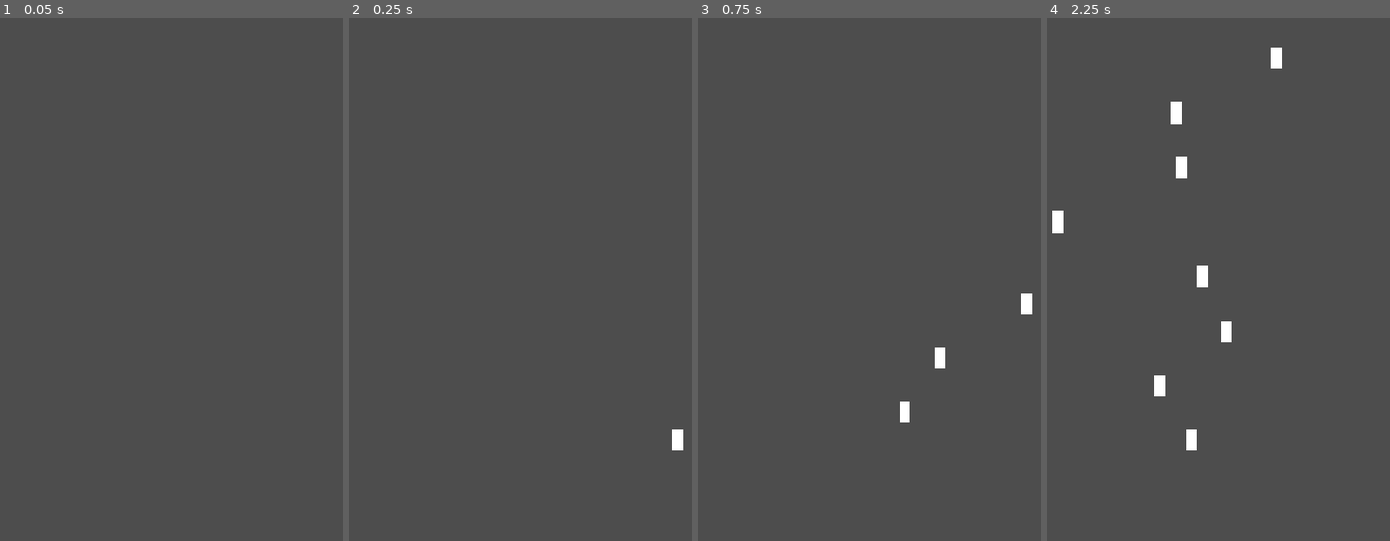
Above: before the commit, frames 1-4 (left to right).
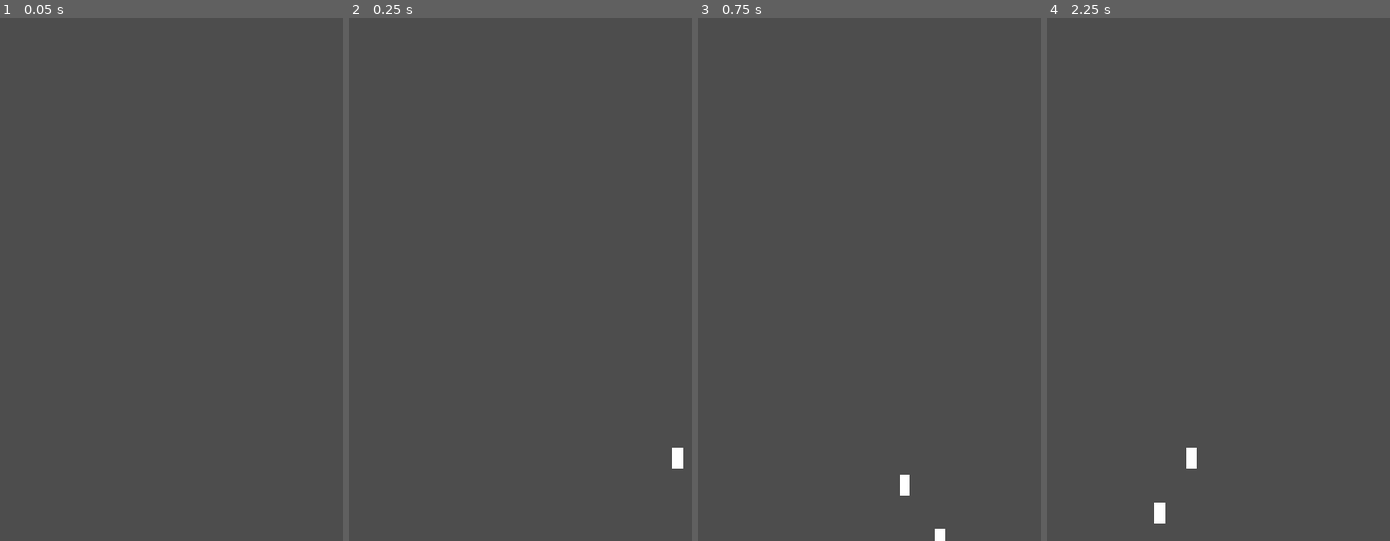
Above: after the commit, the same moments.

Repository: samir-alhindi/undertale_godot
Game: Godot game, scene res://waves/diamonds_from_below.tscn
Two runs of this game, one before a commit and one after it. Both use one fixed random seed, a clock stepped at 60 frames per second and the inputs below. This scene is started directly instead of the project's main scene.
Inputs:
- Up to frame 1 (0.05 s): no input
- Up to frame 2 (0.25 s): no input
- Up to frame 3 (0.75 s): tap Enter (ui_accept) at 0.5 s; hold Right (ui_right) from 0.53 s (still down)
- Up to frame 4 (2.25 s): tap Enter (ui_accept) at 0.77, 1.52 s; release Right (ui_right) at 2.03 s; hold Left (ui_left) from 2.03 s (still down)

Frame 1 is identical in both runs. In frame 2, 0.2% of the frame differs, in the area x 94-98%, y 78-87%; in frame 3, 0.5%; in frame 4, 1.3%, in the area x 1-69%, y 5-97%.

Commit message:
Poseur now has 2 uniqe attacks

Diff:
--- a/autoloads/global.gd
+++ b/autoloads/global.gd
@@ -1,3 +1,4 @@
 extends Node
 
 signal wave_done(wave_scene: Node2D, soul: Soul)
+signal add_bullet(bullet: Node2D, transform: Transform2D)
--- a/battle/battle.gd
+++ b/battle/battle.gd
@@ -19,7 +19,6 @@
 		player_hp = clamp(new_value, 0, 20)
 		%HPBar.value = player_hp
 		%HP2.text = str(player_hp) + " / 20"
-
 var enemy_hp := 100
 var enemy_name := "Name here"
 var encounter_text := "* name here drew new !"
@@ -56,6 +55,10 @@
 	%Text.display(encounter_text)
 
 	Global.wave_done.connect(finish_hell)
+	Global.add_bullet.connect(func(bullet: Node2D, transform: Transform2D):
+		$Bullets.add_child(bullet)
+		bullet.global_transform = transform
+		)
 	RenderingServer.set_default_clear_color(Color.BLACK)
 	%AttackButton.grab_focus()
 
--- a/battle/battle.tscn
+++ b/battle/battle.tscn
@@ -493,7 +493,7 @@
 metadata/_edit_use_anchors_ = true
 
 [node name="DebugMarker" type="Marker2D" parent="."]
-position = Vector2(656, 791)
+position = Vector2(656, 568)
 
 [node name="UiCooldownTimer" type="Timer" parent="."]
 unique_name_in_owner = true
@@ -534,6 +534,8 @@
 [node name="SoulBreak" type="AudioStreamPlayer" parent="Sounds"]
 unique_name_in_owner = true
 stream = ExtResource("13_eu6g2")
+
+[node name="Bullets" type="Node2D" parent="."]
 
 [connection signal="pressed" from="Control/UI/ButtonsContainer/AttackButton" to="." method="_on_attack_button_pressed"]
 [connection signal="pressed" from="Control/UI/ButtonsContainer/ActButton" to="." method="_on_act_button_pressed"]
--- a/bullets/linear_bullet.gd
+++ b/bullets/linear_bullet.gd
@@ -6,4 +6,4 @@
 var freed_on_hit := true
 
 func _physics_process(delta: float) -> void:
-	global_position += delta * speed * dir
+	position += delta * speed * global_transform.y
--- a/enemy/poseur.tres
+++ b/enemy/poseur.tres
@@ -1,8 +1,9 @@
-[gd_resource type="Resource" script_class="EnemyStats" load_steps=8 format=3 uid="uid://cxd4rgi65mitb"]
+[gd_resource type="Resource" script_class="EnemyStats" load_steps=9 format=3 uid="uid://cxd4rgi65mitb"]
 
 [ext_resource type="Script" uid="uid://ctmhbj4qf467x" path="res://enemy/act.gd" id="1_fifkr"]
 [ext_resource type="Script" uid="uid://dacubvpu4m4oc" path="res://enemy/enemy_stats.gd" id="2_2pca0"]
-[ext_resource type="PackedScene" uid="uid://mlb50vg57cn7" path="res://waves/follow_soul.tscn" id="2_jogdg"]
+[ext_resource type="PackedScene" uid="uid://bssnb6ds0njcv" path="res://waves/spinning_storm_2.tscn" id="2_787nq"]
+[ext_resource type="PackedScene" uid="uid://cxvhasownaa34" path="res://waves/spinning_storm.tscn" id="2_pq2ho"]
 [ext_resource type="Texture2D" uid="uid://bhdrd0gjpota6" path="res://sprites/Poseur.png" id="3_2pca0"]
 [ext_resource type="PackedScene" uid="uid://bkavs6k60jki1" path="res://enemy/poseur.tscn" id="3_kiaw7"]
 
@@ -29,7 +30,7 @@
 sprite = ExtResource("3_2pca0")
 sprite_scale = 1.5
 acts = Array[ExtResource("1_fifkr")]([SubResource("Resource_jogdg"), SubResource("Resource_kiaw7")])
-bullet_waves = Array[PackedScene]([ExtResource("2_jogdg")])
+bullet_waves = Array[PackedScene]([ExtResource("2_pq2ho"), ExtResource("2_787nq")])
 encounter_text = "* Poseur approached you with style  !"
 idle_text = "* Poseur is posing really hard !"
 metadata/_custom_type_script = "uid://dacubvpu4m4oc"
--- a/waves/diamonds_from_below.gd
+++ b/waves/diamonds_from_below.gd
@@ -6,12 +6,11 @@
 	# Right Below the battle box:
 	global_position = Vector2(656, 790)
 
-
 func _on_spawn_timer_timeout() -> void:
 	var bullet := LINEAR_BULLET.instantiate()
 	add_child(bullet)
 	%PathFollow2D.progress_ratio = randf()
-	bullet.global_position = %PathFollow2D.global_position
+	bullet.global_transform = %PathFollow2D.global_transform
 
 func _on_end_timer_timeout() -> void:
 	Global.wave_done.emit(self, get_tree().get_first_node_in_group("soul"))
--- /dev/null
+++ b/waves/spinning_storm.gd
@@ -0,0 +1,18 @@
+extends Node2D
+
+func _ready() -> void:
+	# Right above the battle box:
+	global_position = Vector2(656, 250)
+
+func _physics_process(delta: float) -> void:
+	rotation_degrees += delta * 100
+
+func _on_spawn_timer_timeout() -> void:
+	const linear_bullet := preload("uid://cd8wtan5lb4ls")
+	for spawner: Node2D in %Spawners.get_children():
+		var instance := linear_bullet.instantiate()
+		Global.add_bullet.emit(instance, spawner.global_transform)
+
+
+func _on_end_timer_timeout() -> void:
+	Global.wave_done.emit(self, get_tree().get_first_node_in_group("soul"))
--- /dev/null
+++ b/waves/spinning_storm.tscn
@@ -0,0 +1,53 @@
+[gd_scene load_steps=3 format=3 uid="uid://cxvhasownaa34"]
+
+[ext_resource type="Script" uid="uid://dwudbckc03tyf" path="res://waves/spinning_storm.gd" id="1_4t0v7"]
+[ext_resource type="Texture2D" uid="uid://qk57agdnwi8" path="res://icon.svg" id="2_3gat6"]
+
+[node name="SpinningStorm" type="Node2D" groups=["wave"]]
+script = ExtResource("1_4t0v7")
+
+[node name="Spawners" type="Node2D" parent="."]
+unique_name_in_owner = true
+
+[node name="Spawner" type="Marker2D" parent="Spawners"]
+position = Vector2(50, 0)
+rotation = 1.5708
+
+[node name="Spawner2" type="Marker2D" parent="Spawners"]
+position = Vector2(-50, 0)
+rotation = -1.5708
+
+[node name="Spawner3" type="Marker2D" parent="Spawners"]
+position = Vector2(0, 50)
+rotation = 3.14159
+
+[node name="Spawner4" type="Marker2D" parent="Spawners"]
+position = Vector2(0, -50)
+
+[node name="EndTimer" type="Timer" parent="."]
+wait_time = 7.5
+one_shot = true
+autostart = true
+
+[node name="SpawnTimer" type="Timer" parent="."]
+wait_time = 0.2
+autostart = true
+
+[node name="Sprite2D" type="Sprite2D" parent="."]
+texture = ExtResource("2_3gat6")
+
+[node name="ColorRect" type="ColorRect" parent="."]
+offset_left = -75.0
+offset_top = -75.0
+offset_right = 75.0
+offset_bottom = 75.0
+pivot_offset = Vector2(75, 75)
+
+[node name="ColorRect2" type="ColorRect" parent="ColorRect"]
+offset_right = 150.0
+offset_bottom = 150.0
+rotation = 0.785398
+pivot_offset = Vector2(75, 75)
+
+[connection signal="timeout" from="EndTimer" to="." method="_on_end_timer_timeout"]
+[connection signal="timeout" from="SpawnTimer" to="." method="_on_spawn_timer_timeout"]
--- /dev/null
+++ b/waves/spinning_storm2.gd
@@ -0,0 +1,18 @@
+extends Node2D
+
+func _ready() -> void:
+	# in the middle of the battle box:
+	global_position = Vector2(950, 570)
+
+func _physics_process(delta: float) -> void:
+	rotation_degrees += delta * 100
+
+func _on_spawn_timer_timeout() -> void:
+	const linear_bullet := preload("uid://cd8wtan5lb4ls")
+	for spawner: Node2D in %Spawners.get_children():
+		var instance := linear_bullet.instantiate()
+		Global.add_bullet.emit(instance, spawner.global_transform)
+
+
+func _on_end_timer_timeout() -> void:
+	Global.wave_done.emit(self, get_tree().get_first_node_in_group("soul"))
--- /dev/null
+++ b/waves/spinning_storm_2.tscn
@@ -0,0 +1,53 @@
+[gd_scene load_steps=3 format=3 uid="uid://bssnb6ds0njcv"]
+
+[ext_resource type="Script" uid="uid://byhetcnaiuy5i" path="res://waves/spinning_storm2.gd" id="1_q8fni"]
+[ext_resource type="Texture2D" uid="uid://qk57agdnwi8" path="res://icon.svg" id="2_axe1d"]
+
+[node name="SpinningStorm2" type="Node2D" groups=["wave"]]
+script = ExtResource("1_q8fni")
+
+[node name="Spawners" type="Node2D" parent="."]
+unique_name_in_owner = true
+
+[node name="Spawner" type="Marker2D" parent="Spawners"]
+position = Vector2(50, 0)
+rotation = 1.5708
+
+[node name="Spawner2" type="Marker2D" parent="Spawners"]
+position = Vector2(-50, 0)
+rotation = -1.5708
+
+[node name="Spawner3" type="Marker2D" parent="Spawners"]
+position = Vector2(0, 50)
+rotation = 3.14159
+
+[node name="Spawner4" type="Marker2D" parent="Spawners"]
+position = Vector2(0, -50)
+
+[node name="EndTimer" type="Timer" parent="."]
+wait_time = 7.5
+one_shot = true
+autostart = true
+
+[node name="SpawnTimer" type="Timer" parent="."]
+wait_time = 0.2
+autostart = true
+
+[node name="Sprite2D" type="Sprite2D" parent="."]
+texture = ExtResource("2_axe1d")
+
+[node name="ColorRect" type="ColorRect" parent="."]
+offset_left = -75.0
+offset_top = -75.0
+offset_right = 75.0
+offset_bottom = 75.0
+pivot_offset = Vector2(75, 75)
+
+[node name="ColorRect2" type="ColorRect" parent="ColorRect"]
+offset_right = 150.0
+offset_bottom = 150.0
+rotation = 0.785398
+pivot_offset = Vector2(75, 75)
+
+[connection signal="timeout" from="EndTimer" to="." method="_on_end_timer_timeout"]
+[connection signal="timeout" from="SpawnTimer" to="." method="_on_spawn_timer_timeout"]
Not shown, added: waves/spinning_storm.gd.uid
Not shown, added: waves/spinning_storm2.gd.uid
